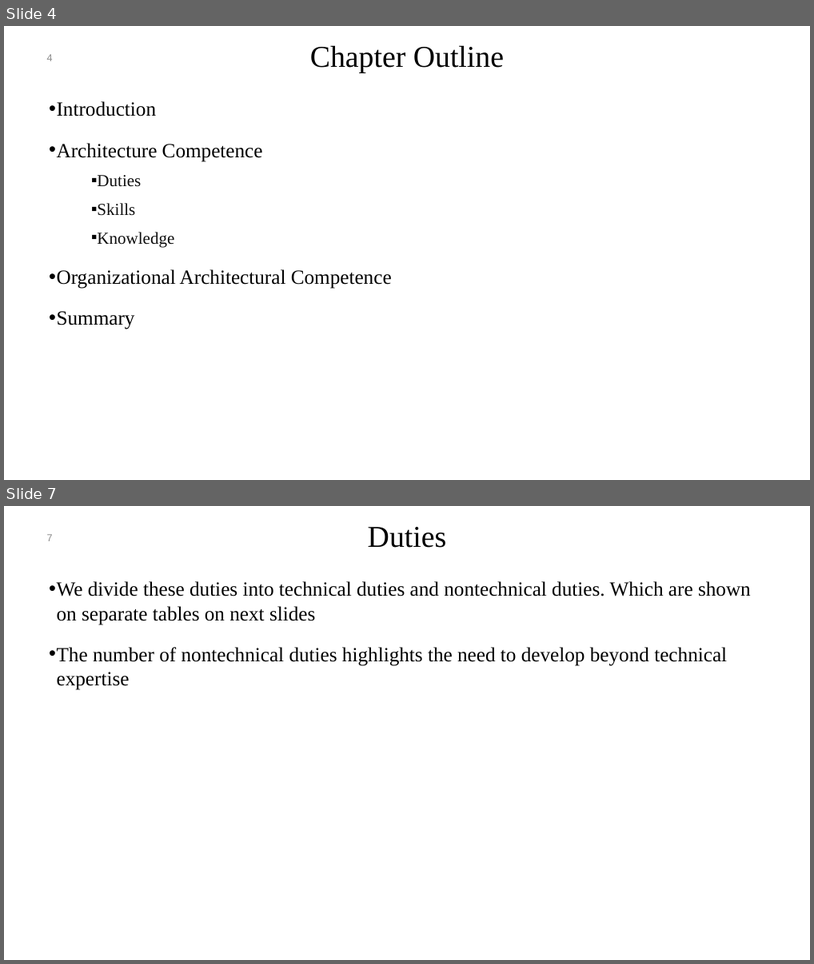
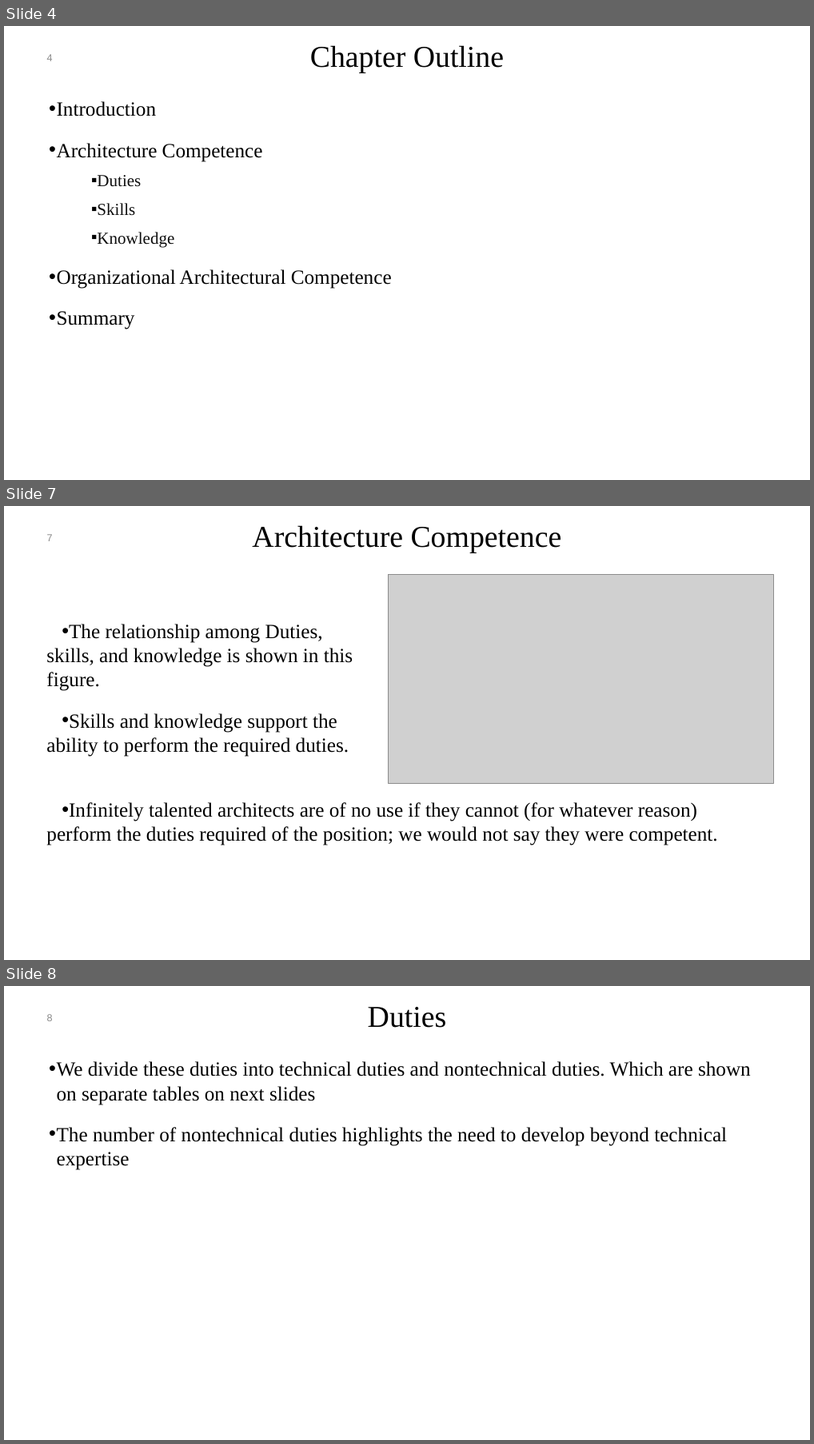
Before and after one commit to mohamad-khorsandi/slides-of-software-architecture-in-practice-4th-ed, a slide deck: chapter 25.pptx. Shown one above the other, each under a label of ours: slides 4 and 7 before the commit, slides 4, 7 and 8 after it; the slides between them are not shown. The pictures are 814x964 and 814x1444 pixels, drawn with LibreOffice and Linux fonts; fonts in the diff are those of the drawing; grey boxes stand for pictures; background and template pictures are left out. Boxes give left, top, right and bottom in pixels: in the first picture for what was removed or moved away, otherwise in the second. Text is boxed around its words. In the diff, an @@ line names an element or a change of style, - is before the commit and + after.

```diff
--- a/chapter 25.pptx
+++ b/chapter 25.pptx
@@ slide 7 added at bbox=[4, 506, 810, 960], background #FFFFFF @@
@@ title added at bbox=[252, 525, 562, 553], 36 pt, text #000000 @@
+Architecture Competence
@@ page number added at bbox=[47, 534, 53, 541], 12 pt, text #8C8C8C @@
+7
@@ picture added at bbox=[388, 574, 774, 783] @@
@@ text added at bbox=[46, 624, 353, 756], 24 pt, text #000000 @@
+• The relationship among Duties, skills, and knowledge is shown in this figure.
+• Skills and knowledge support the ability to perform the required duties.
@@ text added at bbox=[46, 802, 718, 845], 24 pt, text #000000 @@
+• Infinitely talented architects are of no use if they cannot (for whatever reason) perform the duties required of the position; we would not say they were competent.
@@ what was slide 7 is now slide 8 @@
@@ page number at bbox=[47, 1014, 53, 1021]: text changed @@
-7
+8
```
Also in this commit, not shown: 2 slides changed, 10 other files.
